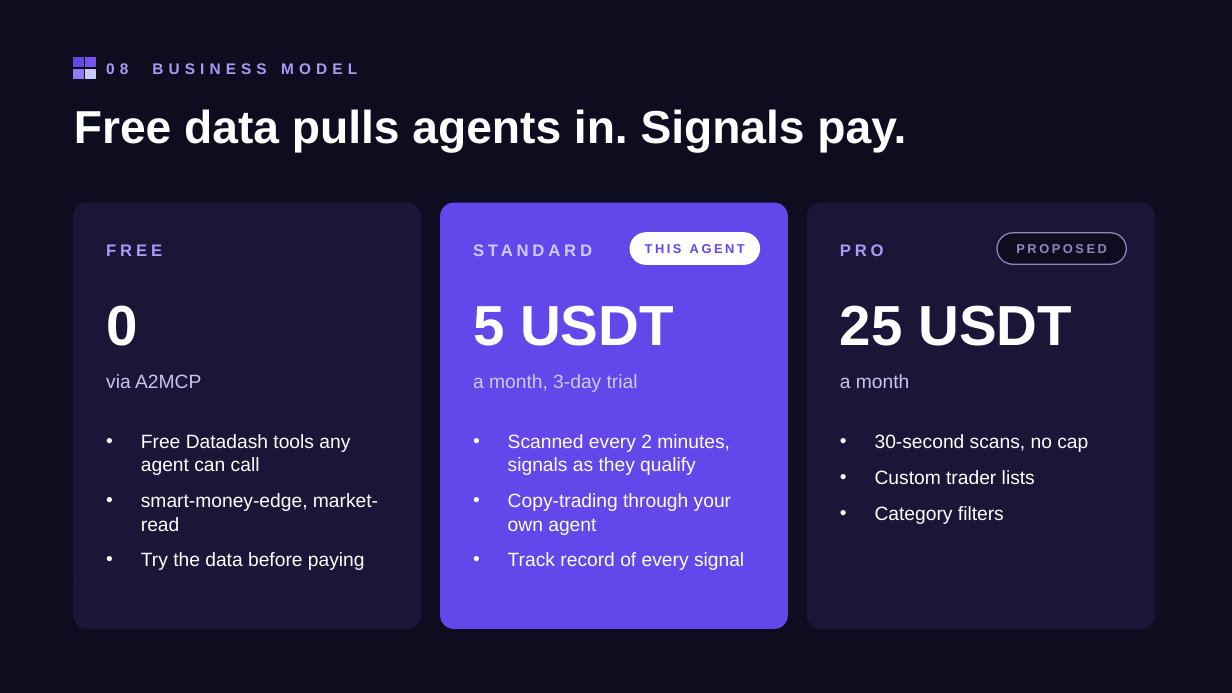
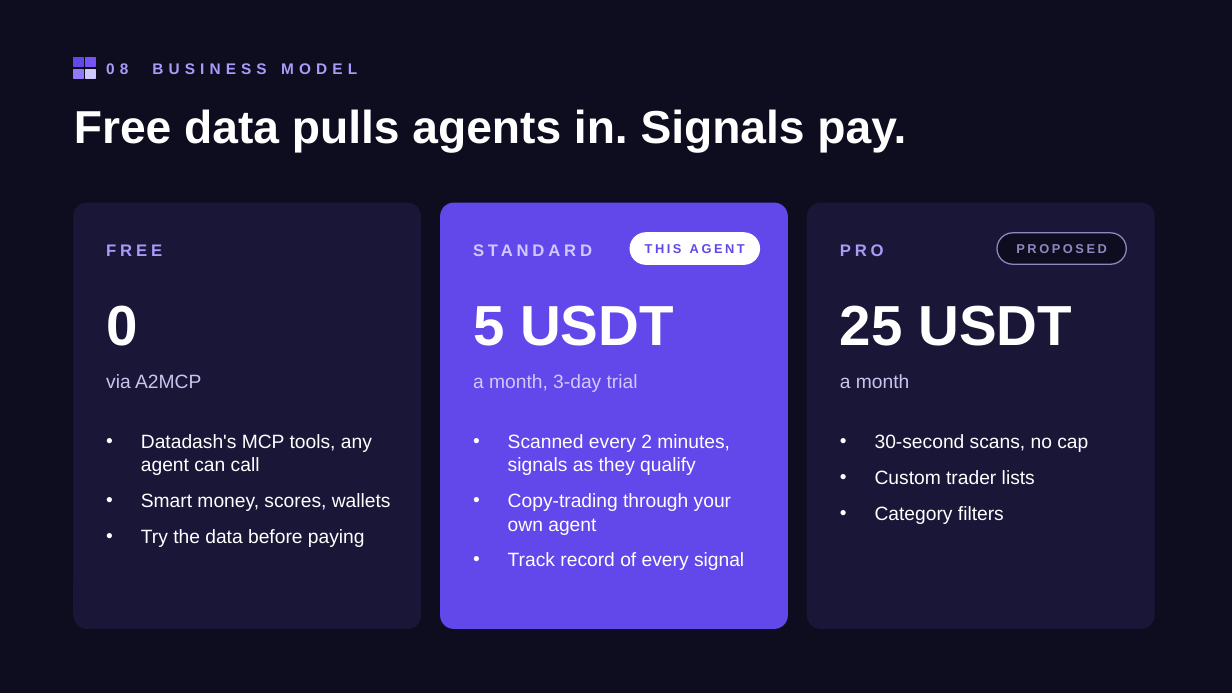
Before and after one commit to arpitBhalla/okx-smart-money-agent, a slide deck: slide 9 of pitch/Datadash-Smart-Money.pptx. Drawn at 1232x693 pixels with LibreOffice and Linux fonts; fonts in the diff are those of the drawing. Boxes give left, top, right and bottom in pixels: in the first picture for what was removed or moved away, otherwise in the second. Text is boxed around its words. In the diff, an @@ line names an element or a change of style, - is before the commit and + after.

```diff
--- a/pitch/Datadash-Smart-Money.pptx
+++ b/pitch/Datadash-Smart-Money.pptx
@@ text at (141, 434, 391, 511): text changed @@
-• Free Datadash tools any agent can call
-• smart-money-edge, market-read
+• Datadash's MCP tools, any agent can call
+• Smart money, scores, wallets
```
Also in this commit, not shown: 11 other files.
